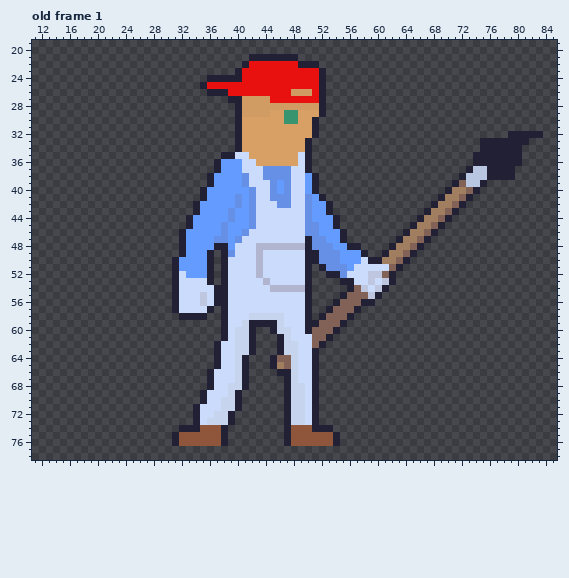
Two states of a pixel-art file, characters/player.ase. Above is the file before it was changed.
96x96 pixels, 7 frames. Shown: old frame 1: x 11..85, y 19..78. The commit also changed other frames, which this record leaves out.
Once edited:
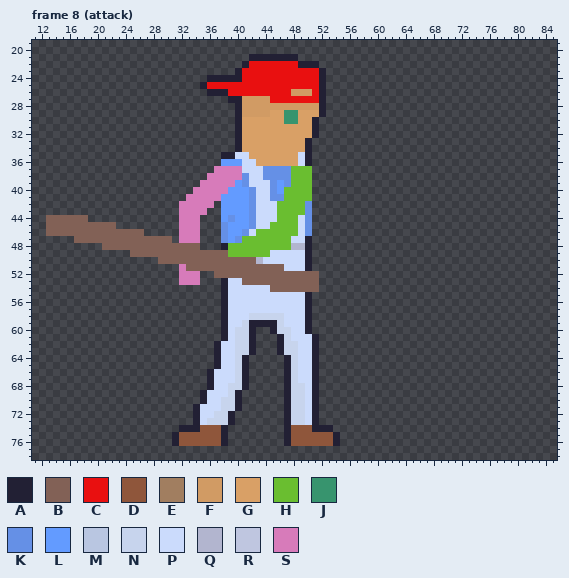
Palette (. is transparent): A #222034  B #826156  C #e91010  D #8f563b  E #a17e60  F #d19b64  G #d9a066  H #6abe30  J #37946e  K #6590e6  L #639bff  M #b9c6e1  N #c7d4ed  P #cbdbfc  Q #b2b5cf  R #bfc6e0  S #d77bba
A new or re-ordered frame is compared with the old frame closest to it.
Change:
frames 7 -> 10
layer "Layer 7" added
layer "Layer 4" removed
--- frame 8 (attack) is new; against old frame 1
@@ x 11..85 @@
 31 .............................AGGGGGGGGGGA..................................
-32 .............................AGGGGGGGGGGA...........................AAAAA..
-33 .............................AGGGGGGGGGA........................AAAAAAA....
-34 .............................AGGGGGGGGGA........................AAAAAA.....
-35 ...........................AAPPGGGGGGGPA.......................AAAAAAA.....
-36 ..........................ALLLPPGGGGGGPA.......................AAAAAAA.....
-37 ..........................ALLLPPPKKKKPPA......................AMMAAAA......
-38 .........................ALLLLKPPKKKKPPLA....................AMMMAAAA......
-39 .........................ALLLLKPPPKLKPPLA...................ABMMA..........
-40 ........................ALLLLLLKPPKLKPPLA..................AEEBA...........
-41 ........................ALLLLKLKPPKKKPPKLA................AEEBA............
-42 .......................ALLLLLKLKPPPKKPPKLLA..............AEEBA.............
-43 .......................ALLLLKLLKPPPPPPPKLLA.............AEEBA..............
-44 ......................ALLLLLKLLKPPPPPPPKLLLA...........AEEBA...............
-45 ......................ALLLLKLLLKPPPPPPPKKLLA..........AEEBA................
-46 .....................ALLLLLKLLKPPPPPPPPKKLLLA........AEEBA.................
-47 .....................ALLLLKKLKPPPPPPPPPAKKLLA.......AEEBA..................
-48 .....................ALLLLAALPPPQQQQQQQAKKKLLAA....AEEBA...................
-49 .....................ALLLA.AKPPPQPPPPPPAAKKKLLLA..AEEBA....................
-50 ....................ALLLLA.APPPPQPPPPPPAAKKKLLLPAAEEBA.....................
-51 ....................ALLLLA.APPPPQPPPPPPA.AKKKLPPPPPBA......................
-52 ....................APLLLA.APPPPQPPPPPPA..AAKPPPRRBA.......................
-53 ....................APPPPA.APPPPPQPPPPPA....AAPPRPRA.......................
-54 ....................APPPPPAAPPPPPPQQQQQA.....ABRPRA........................
-55 ....................APPPRPAAPPPPPPPPPPPA....ABBBRA.........................
-56 ....................APPPRPAAPPPPPPPPPPPA...ABBBAA..........................
-57 ....................APPPPA.APPPPPPPPPPPA..ABBBA............................
-58 .....................AAAA..APPPNNNNNPPPA.ABBBA.............................
-59 ...........................APPNAAAANPPPAABBBA..............................
-60 ...........................APNNA..ANNPPABBBA...............................
-61 ...........................APNNA...ANPPPBBA................................
-62 ..........................APPNNA...ANNPPBA.................................
+32 .............................AGGGGGGGGGGA..................................
+33 .............................AGGGGGGGGGA...................................
+34 .............................AGGGGGGGGGA...................................
+35 ...........................AAPPGGGGGGGPA...................................
+36 ...........................LLLPPGGGGGGPA...................................
+37 ..........................SSSSPPPKKKKHHH...................................
+38 .........................SSSSSKPPKKKKHHH...................................
+39 ........................SSSSSLKPPPKLKHHH...................................
+40 .......................SSSSSLLLKPPKLHHHH...................................
+41 ......................SSSSSLLLLKPPKKHHHH...................................
+42 .....................SSSSS.LLLLKPPPHHHHK...................................
+43 .....................SSSS..LLLLKPPPHHHHK...................................
+44 ..BBBBBB.............SSS...LKLLKPPPHHHPK...................................
+45 ..BBBBBBBBBB.........SSS...KLLLKPPHHHHPK...................................
+46 ..BBBBBBBBBBBBBB.....SSS...KLLKPHHHHHHPK...................................
+47 ......BBBBBBBBBBBBBB.SSS...KLKHHHHHHHPPA...................................
+48 ..........BBBBBBBBBBBBBB...AHHHHHHHHHQQA...................................
+49 ..............BBBBBBBBBBBBBBHHHHHHPPPPPA...................................
+50 ..................BBBBBBBBBBBBBBQPPPPPPA...................................
+51 .....................SBBBBBBBBBBBBBBPPPA...................................
+52 .....................SSS..BBBBBBBBBBBBBBB..................................
+53 .....................SSS...APPBBBBBBBBBBB..................................
+54 ...........................APPPPPPBBBBBBB..................................
+55 ...........................APPPPPPPPPPPA...................................
+56 ...........................APPPPPPPPPPPA...................................
+57 ...........................APPPPPPPPPPPA...................................
+58 ...........................APPPNNNNNPPPA...................................
+59 ...........................APPNAAAANPPPA...................................
+60 ...........................APNNA..ANNPPA...................................
+61 ...........................APNNA...ANPPPA..................................
+62 ..........................APPNNA...ANNPPA..................................
 63 ..........................APPNNA...ANNPPA..................................
-64 ..........................APPNA...ABBNPPA..................................
-65 ..........................APPNA...AEBNPPA..................................
-66 .........................APPPNA....AANPPA..................................
+64 ..........................APPNA.....ANPPA..................................
+65 ..........................APPNA.....ANPPA..................................
+66 .........................APPPNA.....ANPPA..................................
 67 .........................APPPNA.....ANPPA..................................
